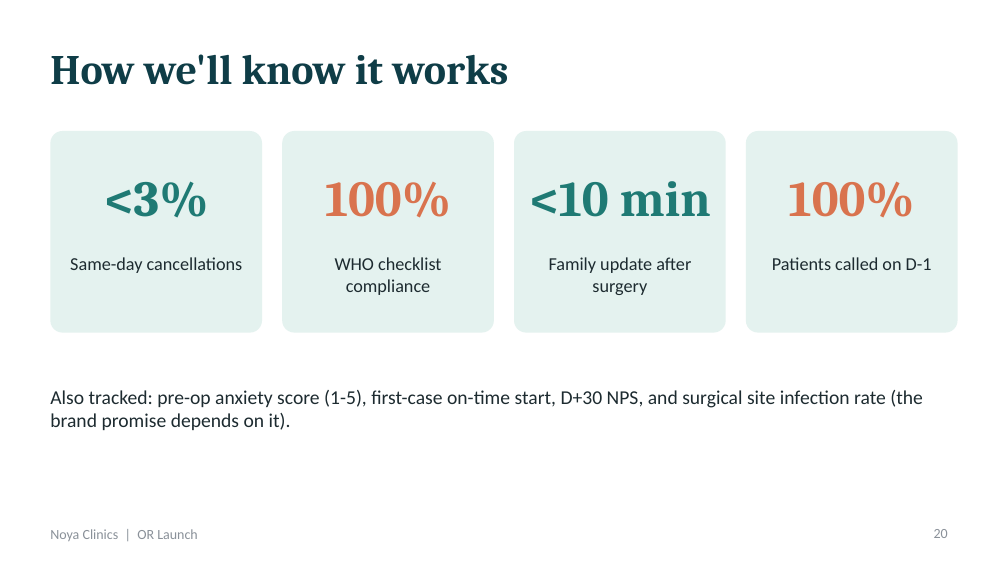
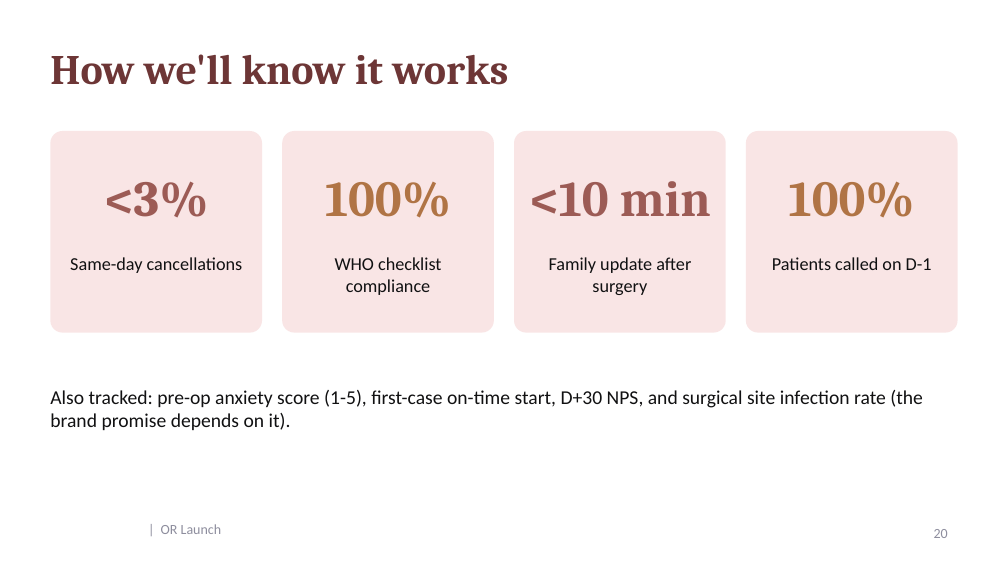
Before and after one commit to salmanhossam/Salads, a slide deck: slide 20 of noya-or-rooms/Noya_OR_Patient_Journey_and_Branding.pptx. Drawn at 1008x567 pixels with LibreOffice and Linux fonts; fonts in the diff are those of the drawing; background and template pictures are left out. Boxes give left, top, right and bottom in pixels: in the first picture for what was removed or moved away, otherwise in the second. Text is boxed around its words. In the diff, an @@ line names an element or a change of style, - is before the commit and + after.

```diff
--- a/noya-or-rooms/Noya_OR_Patient_Journey_and_Branding.pptx
+++ b/noya-or-rooms/Noya_OR_Patient_Journey_and_Branding.pptx
@@ title "How we'll know it works" at <box>50,54,508,85</box>: text colour #0F3D47 to #6D3636 @@
@@ text "<3%" at <box>104,182,209,217</box>: text colour #1F7A74 to #9C5B55 @@
@@ text "100%" at <box>325,182,451,218</box>: text colour #D9734E to #B07445 @@
@@ text "<10 min" at <box>529,181,711,217</box>: text colour #1F7A74 to #9C5B55 @@
@@ fill #E4F2EF to #F9E5E5 in 4 elements at <box>50,131,262,333</box>, <box>282,131,494,333</box>, <box>514,131,726,333</box>, <box>746,131,958,333</box> @@
@@ text "100%" at <box>789,181,915,217</box>: text colour #D9734E to #B07445 @@
@@ text colour #1D2B30 to #111112 in 5 elements at <box>70,257,243,273</box>, <box>335,257,441,295</box>, <box>549,257,691,295</box>, <box>772,257,932,270</box>, <box>50,390,923,430</box> @@
@@ text at <box>161,524,221,534</box>: text changed; text colour #8A9199 to #8E8E9E @@
-Noya Clinics | OR Launch
+| OR Launch
```
Also in this commit, not shown: 20 other slides changed, 4 other files.
